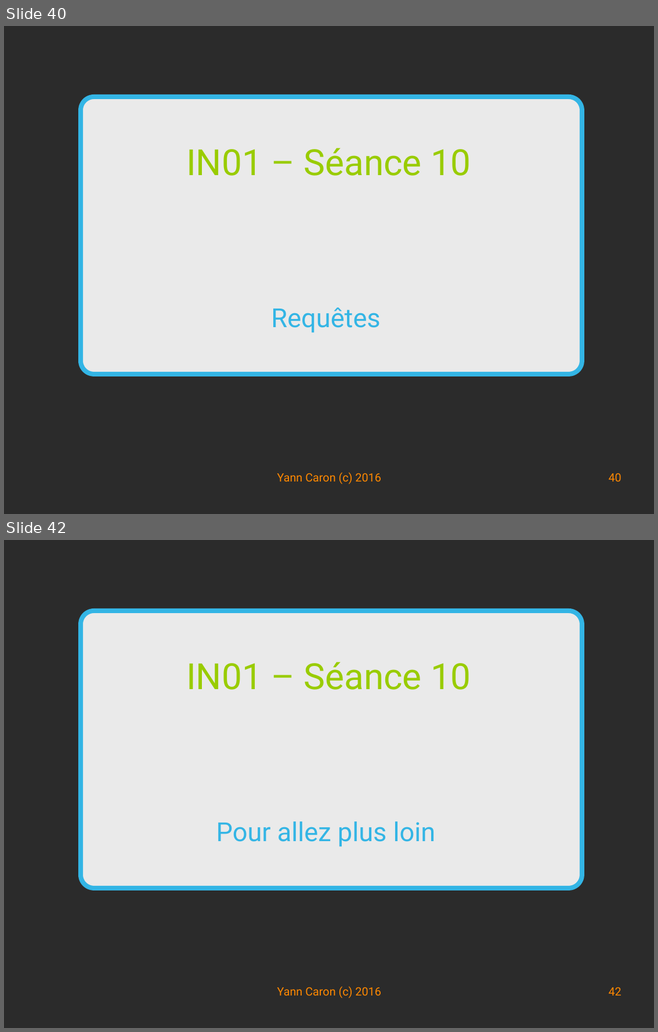
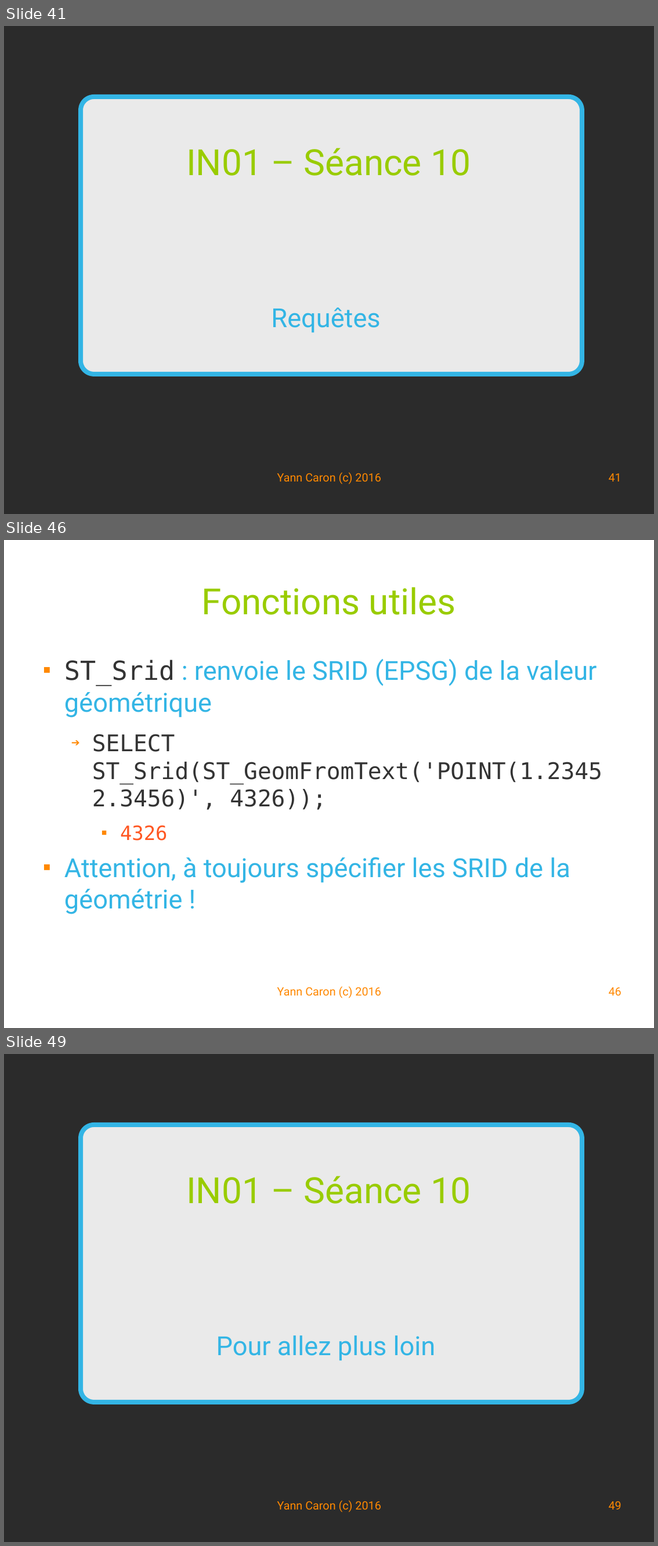
Before and after one commit to YannCaron/Android-ENSG, a slide deck: 10 - Spatialite.odp. Shown one above the other, each under a label of ours: slides 40 and 42 before the commit, slides 41, 46 and 49 after it; the slides between them are not shown. The pictures are 658x1032 and 658x1546 pixels, drawn with LibreOffice and Linux fonts; fonts in the diff are those of the drawing; background and template pictures are left out; a plain dark background stands for a picture behind light text. Boxes give left, top, right and bottom in pixels: in the first picture for what was removed or moved away, otherwise in the second. Text is boxed around its words. In the diff, an @@ line names an element or a change of style, - is before the commit and + after.

Commit message:
geom

```diff
--- a/10 - Spatialite.odp
+++ b/10 - Spatialite.odp
@@ slide 46 added at box(4, 540, 654, 1028), background #FFFFFF @@
@@ title added at box(202, 587, 456, 615), 44 pt, text #99CC00 @@
+Fonctions utiles
@@ text added at box(64, 659, 602, 914), 32 pt, text #33B5E5 @@
+■ ST_Srid : renvoie le SRID (EPSG) de la valeur géométrique
+  ➔ SELECT ST_Srid(ST_GeomFromText('POINT(1.2345 2.3456)', 4326));
+    ■ 4326
+■ Attention, à toujours spécifier les SRID de la géométrie !
@@ text added at box(277, 986, 380, 998), 14 pt, text #FF8800 @@
+Yann Caron (c) 2016
@@ page number added at box(608, 987, 621, 996), 14 pt, text #FF8800 @@
+46
@@ what was slide 40 is now slide 41 @@
@@ page number at box(608, 473, 621, 481): text changed @@
-40
+41
@@ what was slide 42 is now slide 49 @@
@@ page number at box(608, 1501, 621, 1509): text changed @@
-42
+49
```
Also in this commit, not shown: 4 slides changed, 6 other slides added.
